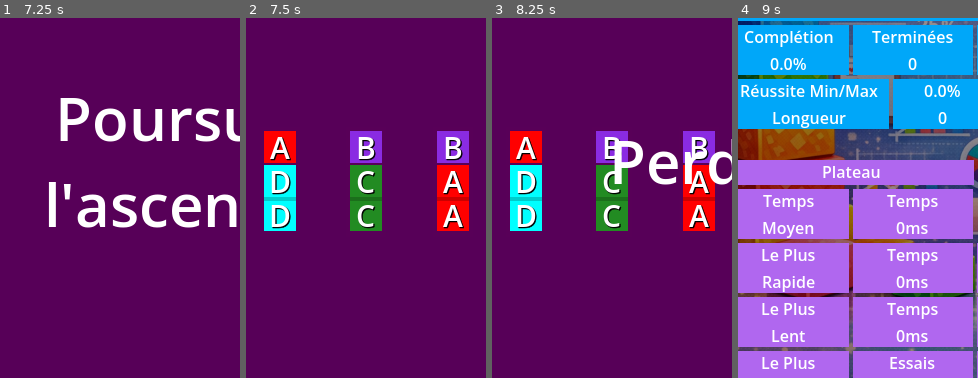
Above: before the commit, frames 1-4 (left to right).
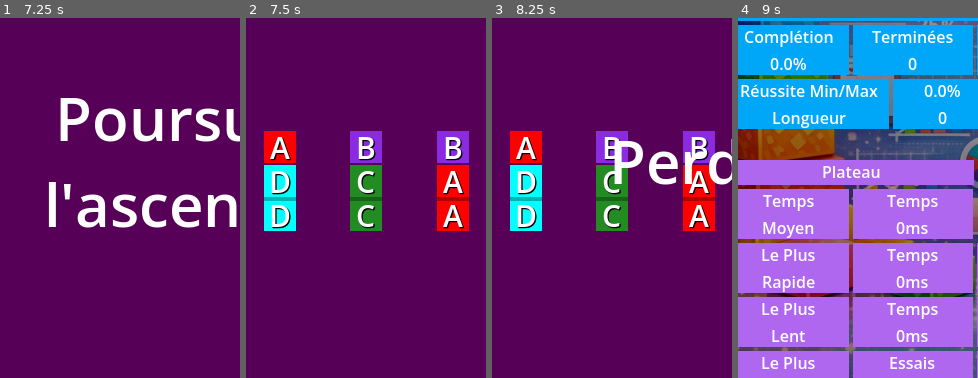
Above: after the commit, the same moments.

Repository: leguims/godot-color-sort-for-anna
Game: Godot game, scene res://Scenes/MenuPrincipal/menu_principal.tscn
Two runs of this game, one before a commit and one after it. Both use one fixed random seed, a clock stepped at 60 frames per second and the inputs below.
Inputs (mouse positions are % of the whole screen's width and height, from its top left):
- Up to frame 1 (7.25 s): click "Campagne" at 0.5 s; click (59, 47) at 1.27 s; type "12" at 1.35 s; click "Alain Konu" at 2 s; click "Stats" at 2.75 s; tap Enter at 3.5 s; move the mouse to (72, 45) at 3.52 s; click (72, 45) at 3.67 s; click "Commencer" at 4.25 s; click "Abandonner" at 5 s; click "Stats" at 5.75 s; tap Space at 6.5 s; move the mouse to (30, 55) at 6.52 s; click (30, 55) at 6.67 s
- Up to frame 2 (7.5 s): click "Commencer" at 7.25 s
- Up to frame 3 (8.25 s): click "Abandonner" at 8 s
- Up to frame 4 (9 s): click "Stats" at 8.75 s
The pictures show only the part of the screen within x 6-56%, y 36-86%; the shares and areas given below are measured in that part.

Frame 1 is identical in both runs. In frame 2, 0.3% of the frame differs, in the area x 7-93%, y 49-51%; in frame 3, 0.3%; in frame 4, nothing differs.

Commit message:
Amélioration de la lisibilité de la selection des jetons.

Diff:
--- a/sources/Scenes/Jeton/jeton.gd
+++ b/sources/Scenes/Jeton/jeton.gd
@@ -36,8 +36,8 @@
 }
 
 @export var indice_jeton = Plateau.ESPACE
-var _couleur
-var nom
+var _couleur : Color
+var nom : String
 var position_initiale_carre : Vector2 #(0,0)
 var position_initiale_nom : Vector2 #(0,-16)
 var reference_parent # Reference pour que le parent identifie le jeton.
@@ -56,10 +56,7 @@
 		indice_jeton = indice
 		nom = _jetons[indice_jeton][0]
 		_couleur = _jetons[indice_jeton][1]
-		$Selection.color = _couleur.lightened(0.2)
-		$SoudureHaute.color = _couleur.darkened(0.2)
-		$Carre.color = _couleur
-		$SoudureBasse.color = _couleur.darkened(0.2)
+		self._choisir_les_couleurs()
 		$Nom.text = nom
 		if redimensionner:
 			if nom == 'J':
@@ -71,6 +68,17 @@
 				## L'EMOJI sort de son carré
 				#var font_size = $Nom.get_theme_font_size("font_size")
 				#$Nom.add_theme_font_size_override("font_size", font_size - 8)
+
+func _choisir_les_couleurs() -> void:
+	if _couleur.get_luminance() > 0.5:
+		# Couleur claire => assombrir la sélection
+		$Selection.color = _couleur.darkened(0.3)
+	else:
+		# Couleur foncée => éclaircir la sélection
+		$Selection.color = _couleur.lightened(0.3)
+	$SoudureHaute.color = _couleur.darkened(0.3)
+	$SoudureBasse.color = _couleur.darkened(0.3)
+	$Carre.color = _couleur
 
 func choisir_position(nouvelle_position : Vector2) -> void:
 	$Selection.set_position(position_initiale_carre + Vector2(-4, -4) + nouvelle_position)
@@ -90,6 +98,9 @@
 
 func couleur() -> Color:
 	return _couleur
+
+func couleur_selection() -> Color:
+	return $Selection.color
 
 func position() -> Vector2:
 	return $Carre.position
--- a/sources/Scenes/Pile/pile.gd
+++ b/sources/Scenes/Pile/pile.gd
@@ -120,7 +120,6 @@
 func dessouder_les_jetons():
 	"Dessoude sans conditions"
 	if not est_vide():
-		var nb_jetons = len(liste_jetons)
 		for jeton in liste_jetons:
 			jeton.dessouder()
 
@@ -177,7 +176,7 @@
 
 func bloquer() -> void:
 	if liste_jetons:
-		$Fond.color = liste_jetons[0].couleur().darkened(0.2)
+		$Fond.color = liste_jetons[0].couleur_selection()
 
 func largeur() -> int:
 	if liste_jetons:
